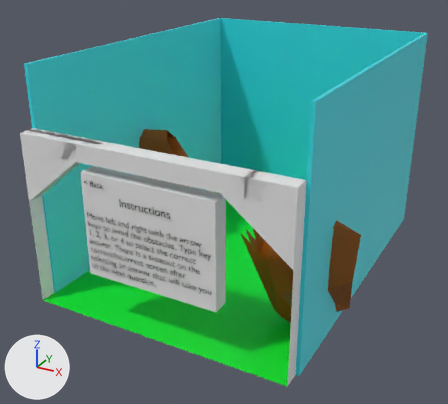
The Blender file blender/game_instructions.blend: old version first, new version second.
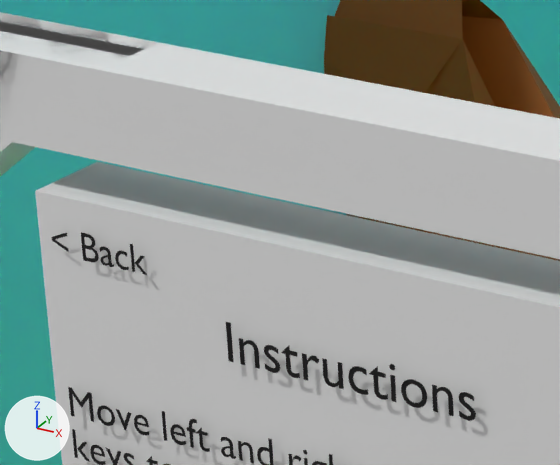
Old and new are each drawn whole from a 50 mm camera at (16.96, -23.74, 20.46) aimed at (-0.83, 8.61, 4.29) and again close up on the part from 16% to 42% of the width and 33% to 56% of the height. Every picture has the same lights, and +X, +Y and +Z are marked at lower left.

The first close-up shows 'Back Text', 'Instructions Text', 'Left', 'Obstacle_left', 'Paused Pane', 'Title Text', 'Title_Pane', 'Triangle_Left'.
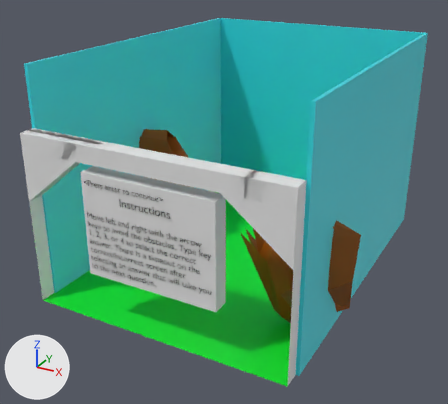
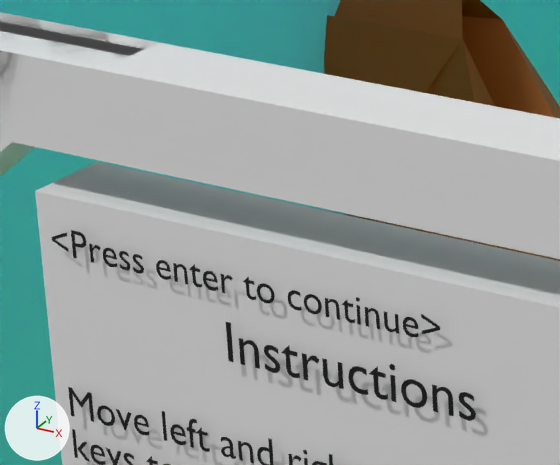
What changed in the scene script:
```text
Change txt_text:
    txt_text.body: '< Back' -> '<Press enter to continue>'
```

Where the change shows, as pixel boxes [x1, y1, x2, y2] in the close-ups (560 x 465 px):
'Back Text', text changed
    before: [51, 232, 147, 275]
    after: [51, 230, 440, 337]
